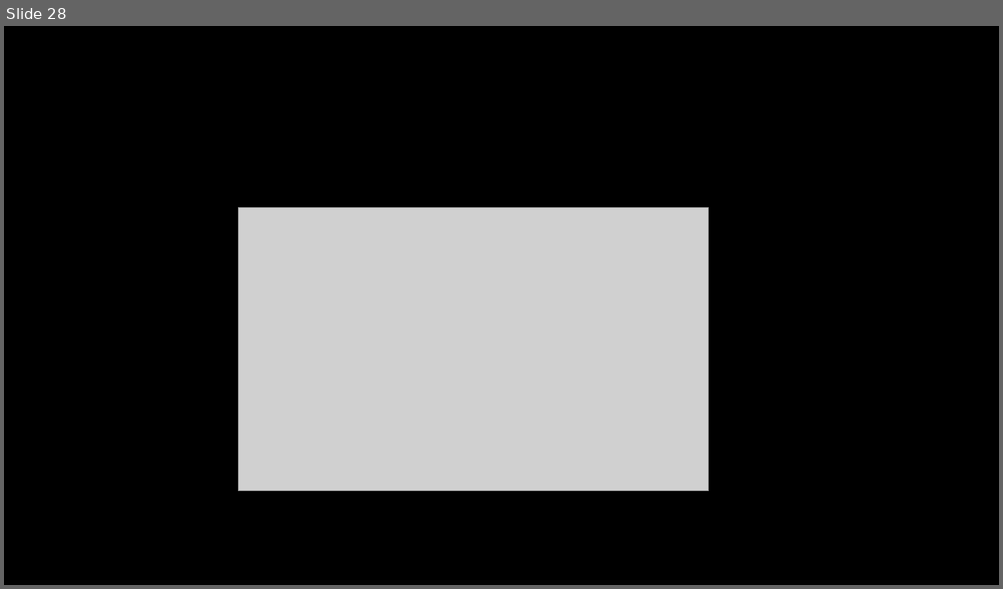
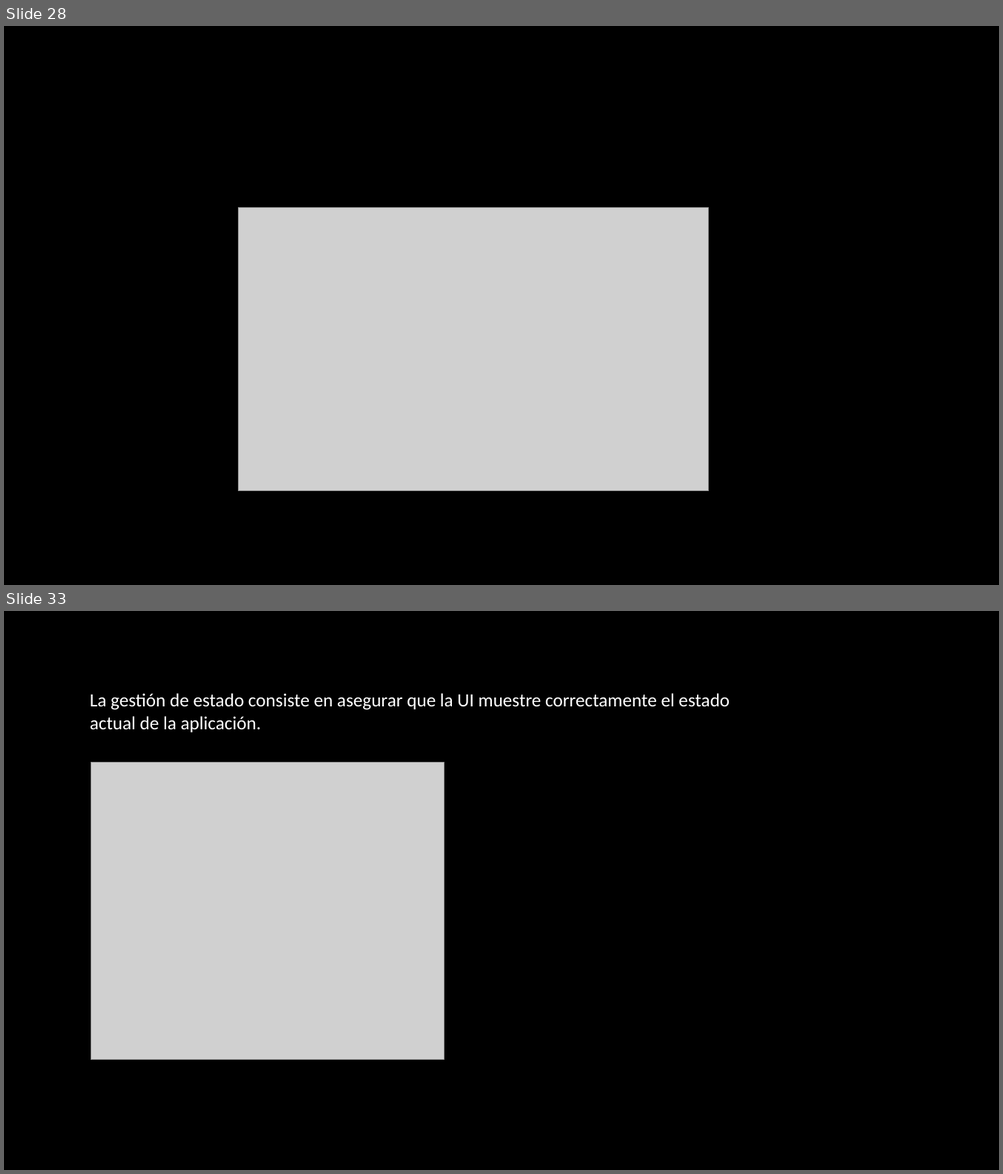
Before and after one commit to mhortac/ReactClass, a slide deck: src/assets/CURSO DE REACTJS - Fiscalia.pptx. Shown one above the other, each under a label of ours: slide 28 before the commit, slides 28 and 33 after it; the slides between them are not shown. The pictures are 1003x589 and 1003x1174 pixels, drawn with LibreOffice and Linux fonts; fonts in the diff are those of the drawing; grey boxes stand for pictures; background and template pictures are left out. Boxes give left, top, right and bottom in pixels: in the first picture for what was removed or moved away, otherwise in the second. Text is boxed around its words. In the diff, an @@ line names an element or a change of style, - is before the commit and + after.

```diff
--- a/src/assets/CURSO DE REACTJS - Fiscalia.pptx
+++ b/src/assets/CURSO DE REACTJS - Fiscalia.pptx
@@ slide 33 added at bbox=[4, 611, 999, 1170], background picture (left out) @@
@@ text added at bbox=[90, 693, 729, 732], 18 pt, text #FFFFFF @@
+La gestión de estado consiste en asegurar que la UI muestre correctamente el estado actual de la aplicación.
@@ picture added at bbox=[91, 763, 444, 1060] @@
```
Also in this commit, not shown: 9 other slides added, 12 other files.
